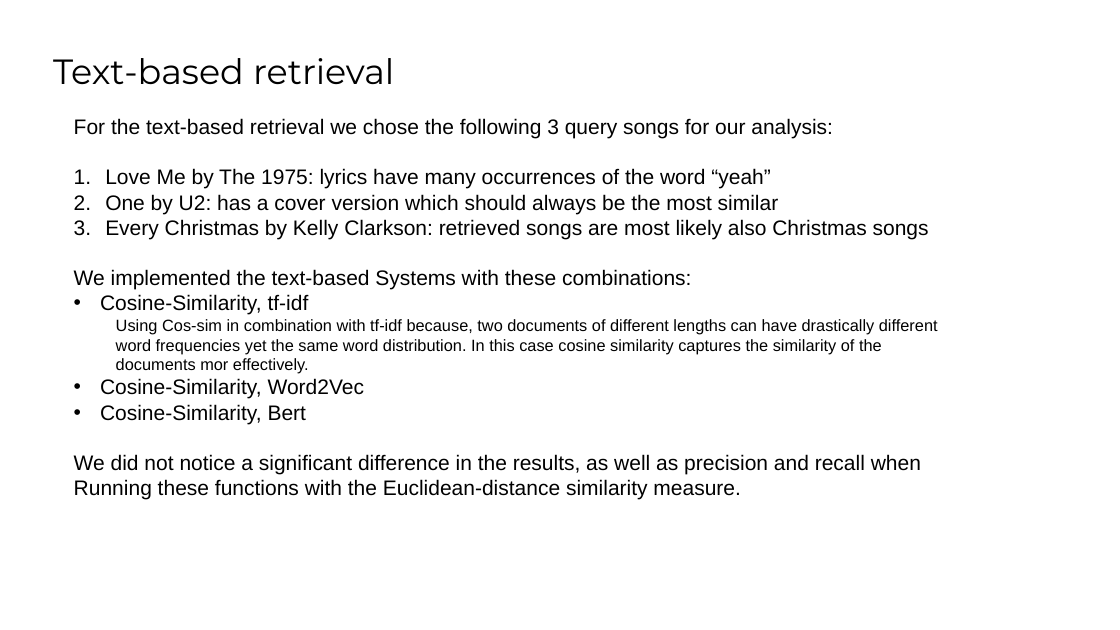
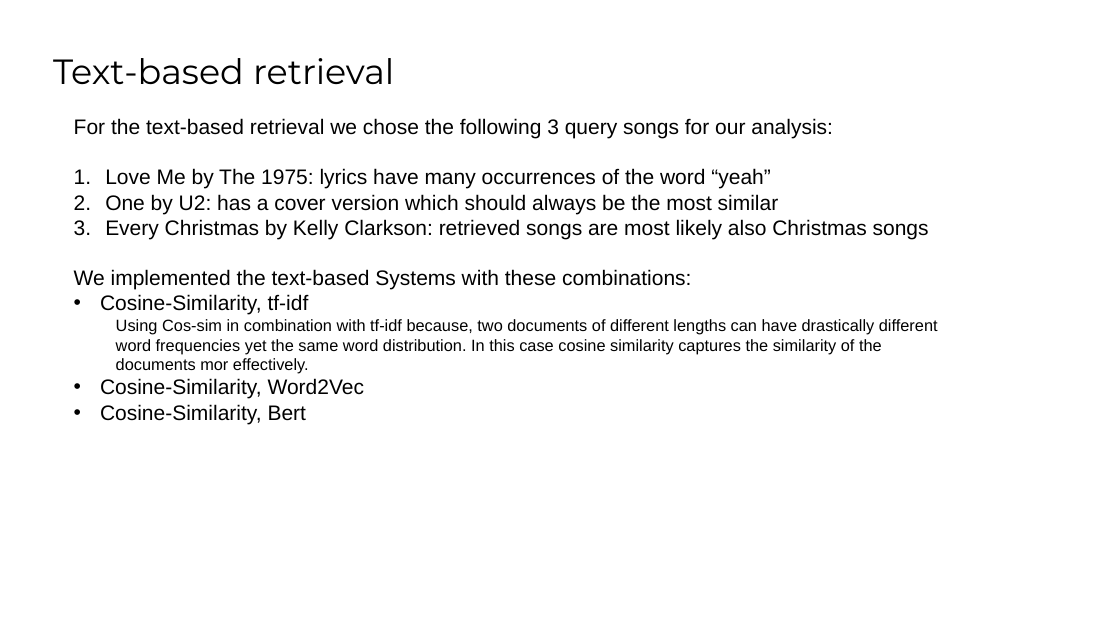
Before and after one commit to SaraCoolman/MMSR, a slide deck: slide 7 of project_3_team_E/Final Presentation.pptx. Drawn at 1120x630 pixels with LibreOffice and Linux fonts; fonts in the diff are those of the drawing; background and template pictures are left out. Boxes give left, top, right and bottom in pixels: in the first picture for what was removed or moved away, otherwise in the second. Text is boxed around its words. In the diff, an @@ line names an element or a change of style, - is before the commit and + after.

Commit message:
added results, changed presentation

```diff
--- a/project_3_team_E/Final Presentation.pptx
+++ b/project_3_team_E/Final Presentation.pptx
@@ text at (x1=74, y1=454, x2=921, y2=500): paragraphs removed @@
-We did not notice a significant difference in the results, as well as precision and recall when
-Running these functions with the Euclidean-distance similarity measure.
```
Also in this commit, not shown: 12 other slides changed, 1 slide added, 1 slide removed, 1 other file.
